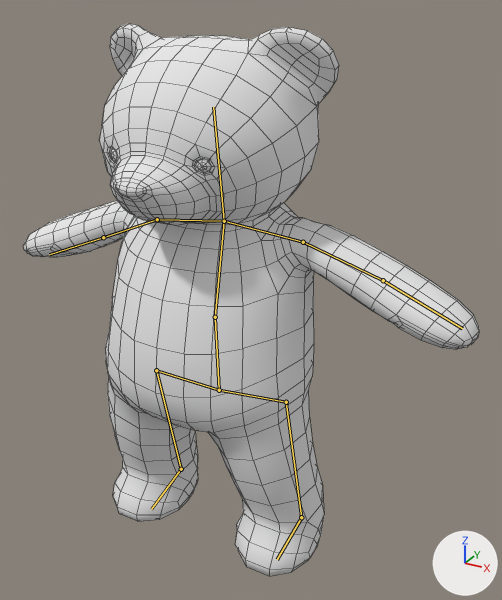
Renders of the Blender file TowerDefense/blender_files/nours_rebirth.blend from each side of a commit.
One viewpoint serves both versions: a 50 mm camera at (4.22, -6.46, 7.05) aimed at (0.39, 0.51, 3.57). Every picture has the same lights, and +X, +Y and +Z are marked at lower right. The bones that bend it are drawn over the model as lines. Mesh edges are drawn as thin lines.

The first picture shows 'Teddy_Bear.001'.
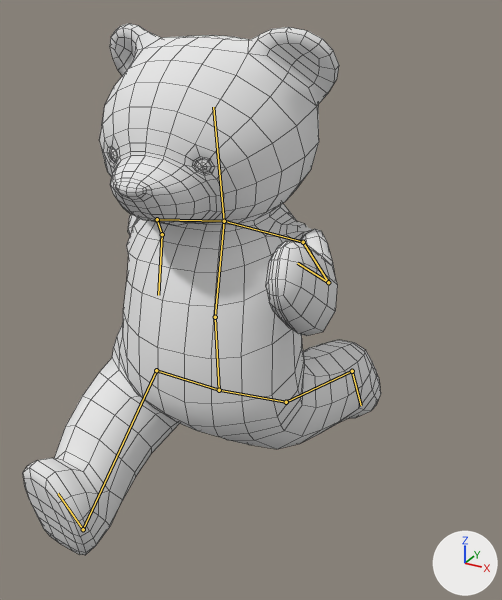
The newer file adds an action. The first version stands in its rest pose; the second is drawn at frame 90 of the action 'run'.

Changed parts and their boxes [x1, y1, x2, y2] in the pictures (502 x 600 px):
```json
{"object": "Teddy_Bear.001", "change": "posed", "before": [23, 24, 479, 576], "after": [23, 24, 381, 555], "on screen": "21% narrower"}
{"bone": "Bone.012", "before": "(157, 219) to (103, 237)", "after": "(157, 219) to (162, 234)"}
{"bone": "Bone.013", "before": "(103, 237) to (49, 254)", "after": "(162, 234) to (158, 295)"}
{"bone": "Bone.010", "before": "(303, 242) to (383, 280)", "after": "(303, 242) to (328, 282)"}
{"bone": "Bone.011", "before": "(383, 280) to (462, 328)", "after": "(328, 282) to (297, 263)"}
{"bone": "Bone.016", "before": "(156, 370) to (181, 469)", "after": "(156, 370) to (83, 529)"}
{"bone": "Bone.019", "before": "(181, 469) to (151, 509)", "after": "(83, 529) to (58, 493)"}
{"bone": "Bone.017", "before": "(286, 402) to (301, 517)", "after": "(286, 402) to (352, 371)"}
{"bone": "Bone.018", "before": "(301, 517) to (277, 559)", "after": "(352, 371) to (361, 405)"}
```

The change, as JSON lines over the scene's bpy script:
```json
{"block": "bone_bone_012", "where": "bone_bone_012 = bpy.data.objects['Armature.000'].pose.bones['Bone.012']  # child of 'Bone.008'"}
{"op": "set", "path": "bone_bone_012.rotation_quaternion", "old": "(1.0, 0.0, 0.0, 0.0)", "new": "(0.856, -0.278, -0.219, -0.376)", "note": "degrees (0, 0, 0) -> degrees (-22, -36, -40)"}
{"block": "bone_bone_013", "where": "bone_bone_013 = bpy.data.objects['Armature.000'].pose.bones['Bone.013']  # child of 'Bone.012'"}
{"op": "set", "path": "bone_bone_013.rotation_quaternion", "old": "(1.0, 0.0, 0.0, 0.0)", "new": "(0.896, -0.218, 0.097, 0.375)", "note": "degrees (0, 0, 0) -> degrees (-20, 20, 42)"}
{"block": "bone_bone_010", "where": "bone_bone_010 = bpy.data.objects['Armature.000'].pose.bones['Bone.010']  # child of 'Bone.009'"}
{"op": "set", "path": "bone_bone_010.rotation_quaternion", "old": "(1.0, 0.0, 0.0, 0.0)", "new": "(0.625, -0.258, -0.669, -0.308)", "note": "degrees (0, 0, 0) -> degrees (-72, -95, 24)"}
{"block": "bone_bone_011", "where": "bone_bone_011 = bpy.data.objects['Armature.000'].pose.bones['Bone.011']  # child of 'Bone.010'"}
{"op": "set", "path": "bone_bone_011.rotation_quaternion", "old": "(1.0, 0.0, 0.0, 0.0)", "new": "(0.92, -0.295, 0.058, -0.251)", "note": "degrees (0, 0, 0) -> degrees (-35, -2, -30)"}
{"block": "bone_bone_016", "where": "bone_bone_016 = bpy.data.objects['Armature.000'].pose.bones['Bone.016']  # child of 'Bone.014'"}
{"op": "set", "path": "bone_bone_016.rotation_quaternion", "old": "(1.0, 0.0, 0.0, 0.0)", "new": "(1.0, 0.6, 0.0, 0.0)", "note": "degrees (0, 0, 0) -> degrees (62, 0, 0)"}
{"block": "bone_bone_019", "where": "bone_bone_019 = bpy.data.objects['Armature.000'].pose.bones['Bone.019']  # child of 'Bone.016'"}
{"op": "set", "path": "bone_bone_019.rotation_quaternion", "old": "(1.0, 0.0, 0.0, 0.0)", "new": "(1.129, 0.154, -0.154, -0.091)", "note": "degrees (0, 0, 0) -> degrees (17, -14, -11)"}
{"block": "bone_bone_017", "where": "bone_bone_017 = bpy.data.objects['Armature.000'].pose.bones['Bone.017']  # child of 'Bone.015'"}
{"op": "set", "path": "bone_bone_017.rotation_quaternion", "old": "(1.0, 0.0, 0.0, 0.0)", "new": "(1.0, -0.6, 0.0, 0.0)", "note": "degrees (0, 0, 0) -> degrees (-62, 0, 0)"}
{"block": "bone_bone_018", "where": "bone_bone_018 = bpy.data.objects['Armature.000'].pose.bones['Bone.018']  # child of 'Bone.017'"}
{"op": "set", "path": "bone_bone_018.rotation_quaternion", "old": "(1.0, 0.0, 0.0, 0.0)", "new": "(1.0, -0.41, 0.001, -0.014)", "note": "degrees (0, 0, 0) -> degrees (-45, 0, -1)"}
```
